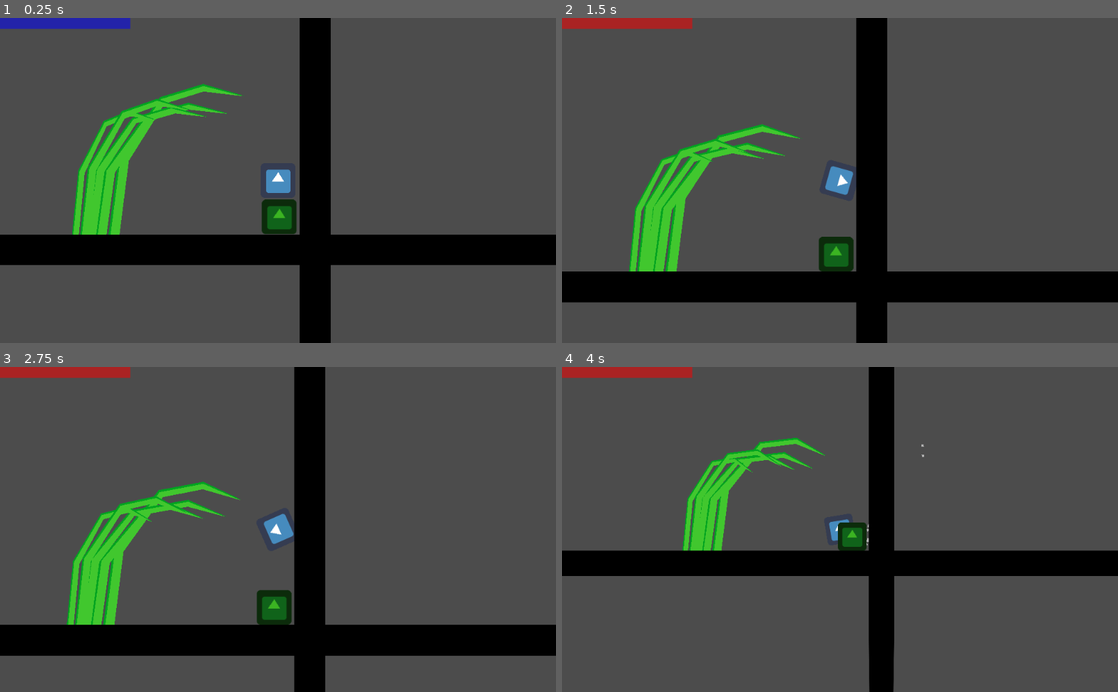
Above: before the commit, frames 1-4 (two rows, left to right).
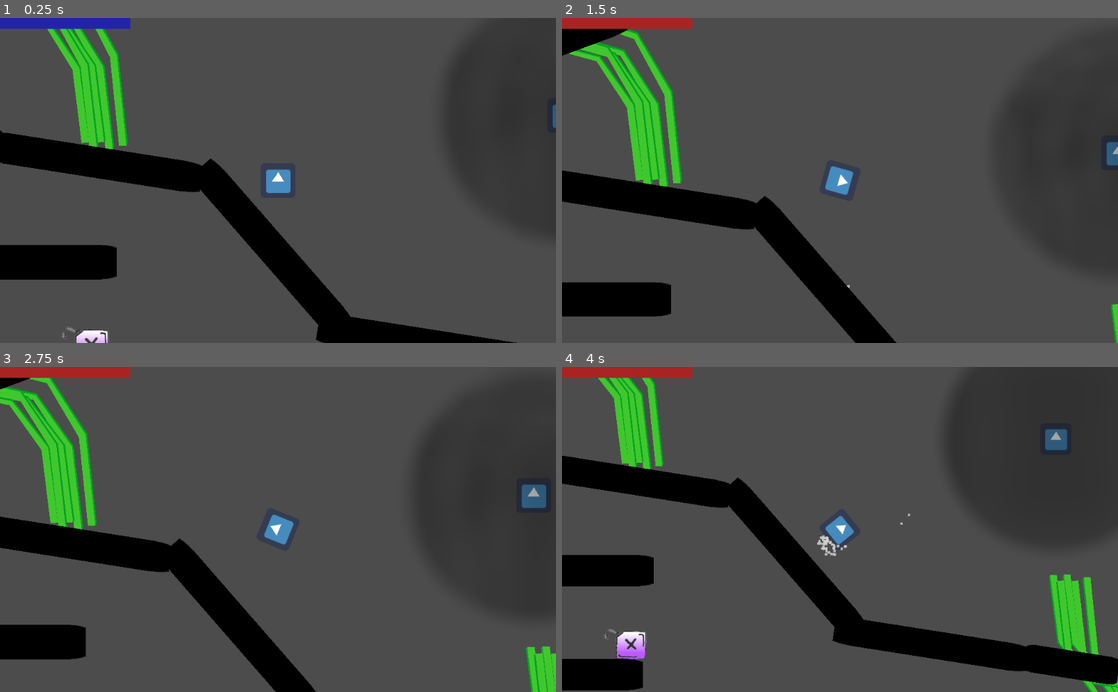
Above: after the commit, the same moments.

Repository: ChibiDenDen/Jook
Game: Godot game, scene res://Scenes/PhysicsGame.tscn
Same seed, same stepped clock (60 frames per second), same inputs: the game is played once before the commit and once after it. The engine's default icon, where the game draws it, is replaced by a stand-in: a white triangle on a blue panel in a dark square.
Inputs (mouse positions are in pixels of both pictures, inside the frame that each line leads up to):
- Up to frame 1 (0.25 s): no input
- Up to frame 2 (1.5 s): move the mouse to (673, 248) at 0.52 s; hold Right (ui_right) from 0.53 s (still down); click (673, 248) at 0.67 s; tap Up (ui_up) at 0.77 s; move the mouse to (662, 278) at 1.27 s; click (662, 278) at 1.42 s
- Up to frame 3 (2.75 s): tap Up (ui_up) at 1.52 s; move the mouse to (83, 643) at 2.02 s; release Right (ui_right) at 2.03 s; hold Left (ui_left) from 2.03 s (still down); click (83, 643) at 2.17 s
- Up to frame 4 (4 s): move the mouse to (628, 636) at 2.77 s; release Left (ui_left) at 2.78 s; hold Right (ui_right) from 2.78 s (still down); click (628, 636) at 2.92 s; tap Up (ui_up) at 3.02, 3.77 s; move the mouse to (662, 597) at 3.52 s; click (662, 597) at 3.67 s

The runs differ from the first frame. In frame 1, 26% of the frame differs, in the area x 0-100%, y 0-100%; in frame 2, 26%; in frame 3, 28%; in frame 4, 37%.

Commit message:
minus level refinements

Diff:
--- a/Scenes/PhysicsGame.tscn
+++ b/Scenes/PhysicsGame.tscn
@@ -11,7 +11,7 @@
 [node name="PhysicsGame" type="Node2D"]
 
 [node name="Player" parent="." instance=ExtResource( 1 )]
-position = Vector2( 1768, 784 )
+position = Vector2( 1048, -40 )
 thrust = Vector2( 0, -300 )
 torque = 2500
 
@@ -230,9 +230,9 @@
 scale = Vector2( 0.890297, -6.26425 )
 
 [node name="Wall16" parent="Walls" instance=ExtResource( 2 )]
-position = Vector2( 1655.56, 316.113 )
+position = Vector2( 1608, 304 )
 rotation = 1.72664
-scale = Vector2( 0.890297, -6.26425 )
+scale = Vector2( 0.890297, -3.03701 )
 
 [node name="Wall14" parent="Walls" instance=ExtResource( 2 )]
 position = Vector2( 1037.56, 86.1134 )
@@ -268,9 +268,6 @@
 [node name="Checkpoint3" parent="Checkpoints" instance=ExtResource( 3 )]
 position = Vector2( 1770.31, 851.275 )
 
-[node name="Checkpoint6" parent="Checkpoints" instance=ExtResource( 3 )]
-position = Vector2( 1768, 256 )
-
 [node name="Checkpoint7" parent="Checkpoints" instance=ExtResource( 3 )]
 position = Vector2( -488, -16 )
 
@@ -324,6 +321,61 @@
 scale = Vector2( 0.815912, 0.9331 )
 z_index = -1
 
+[node name="Grass219" parent="Obstacles" instance=ExtResource( 6 )]
+position = Vector2( 1637, 126 )
+rotation = 3.14159
+scale = Vector2( -0.816, 1 )
+z_index = -1
+
+[node name="Grass220" parent="Obstacles" instance=ExtResource( 6 )]
+position = Vector2( 1612, 133 )
+rotation = 3.14159
+scale = Vector2( -0.816, 0.908871 )
+z_index = -1
+
+[node name="Grass221" parent="Obstacles" instance=ExtResource( 6 )]
+position = Vector2( 1596, 120 )
+rotation = 3.14159
+scale = Vector2( -0.816, 0.84241 )
+z_index = -1
+
+[node name="Grass222" parent="Obstacles" instance=ExtResource( 6 )]
+position = Vector2( 1568, 121 )
+rotation = 3.14159
+scale = Vector2( -0.816, 0.825007 )
+z_index = -1
+
+[node name="Grass223" parent="Obstacles" instance=ExtResource( 6 )]
+position = Vector2( 1583, 133 )
+rotation = 3.14159
+scale = Vector2( -0.816, 0.9331 )
+z_index = -1
+
+[node name="Grass224" parent="Obstacles" instance=ExtResource( 6 )]
+position = Vector2( 765, -106 )
+scale = Vector2( -0.816, 1 )
+z_index = -1
+
+[node name="Grass225" parent="Obstacles" instance=ExtResource( 6 )]
+position = Vector2( 740, -98.9999 )
+scale = Vector2( -0.816, 0.908871 )
+z_index = -1
+
+[node name="Grass226" parent="Obstacles" instance=ExtResource( 6 )]
+position = Vector2( 724, -112 )
+scale = Vector2( -0.816, 0.84241 )
+z_index = -1
+
+[node name="Grass227" parent="Obstacles" instance=ExtResource( 6 )]
+position = Vector2( 696, -111 )
+scale = Vector2( -0.816, 0.825007 )
+z_index = -1
+
+[node name="Grass228" parent="Obstacles" instance=ExtResource( 6 )]
+position = Vector2( 710.999, -98.9999 )
+scale = Vector2( -0.816, 0.9331 )
+z_index = -1
+
 [node name="Grass11" parent="Obstacles" instance=ExtResource( 6 )]
 position = Vector2( -1627, 894 )
 z_index = -1
